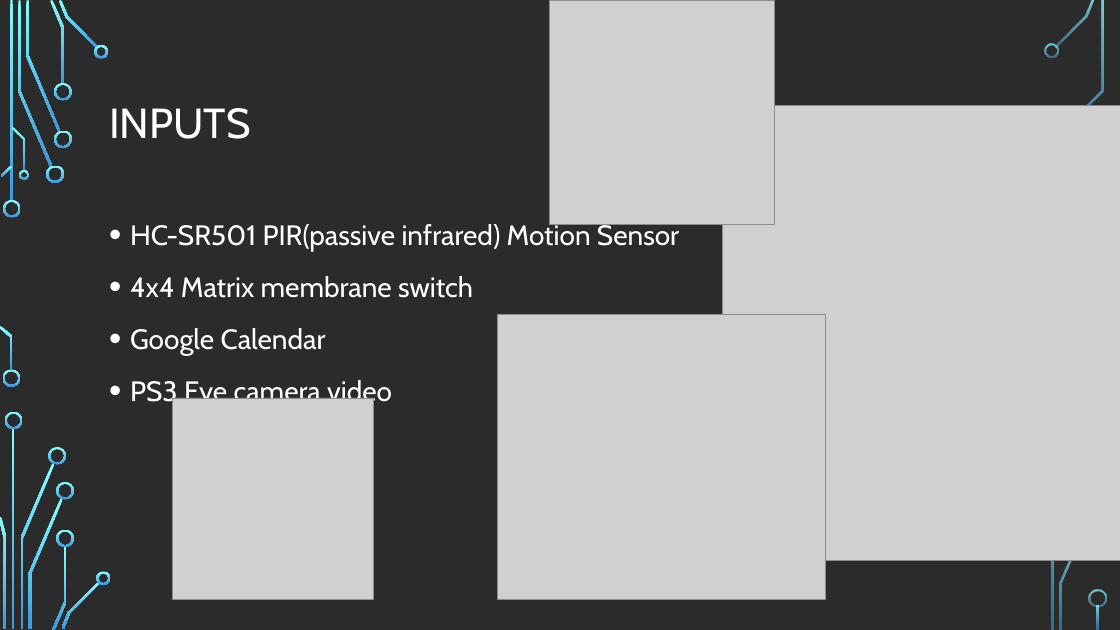
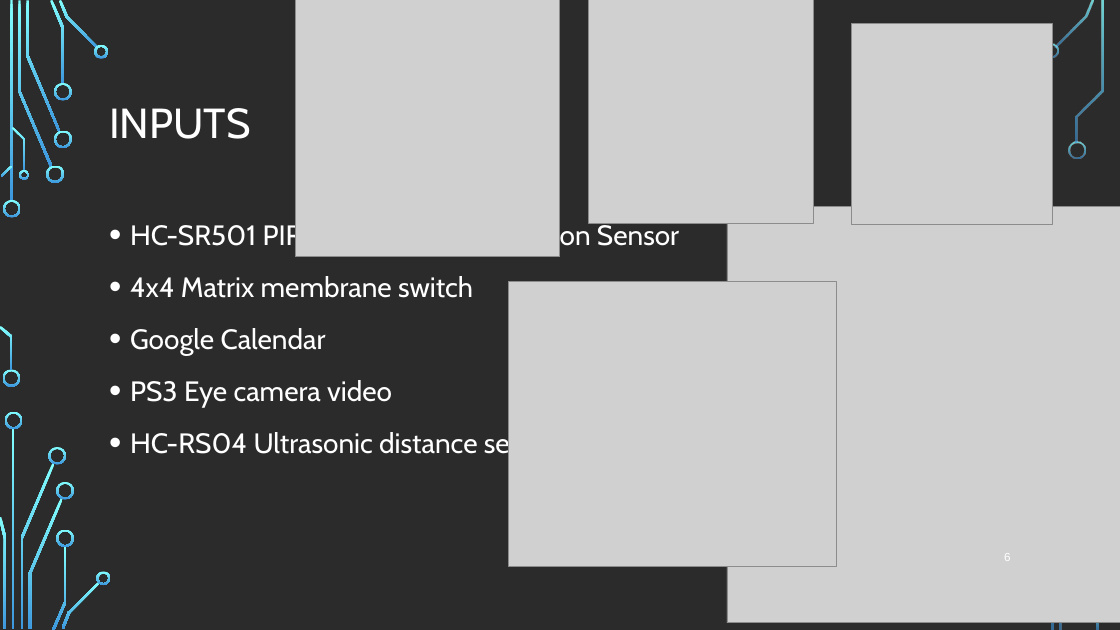
Before and after one commit to AdamCorbinFAUPhD/CEN5035-Software-Engineering-Course-Project, a slide deck: slide 6 of proposal/Smart Security System_presentation.pptx. Drawn at 1120x630 pixels with LibreOffice and Linux fonts; fonts in the diff are those of the drawing; grey boxes stand for pictures; background and template pictures are left out; a plain dark background stands for a picture behind light text. Boxes give left, top, right and bottom in pixels: in the first picture for what was removed or moved away, otherwise in the second. Text is boxed around its words. In the diff, an @@ line names an element or a change of style, - is before the commit and + after.

```diff
--- a/proposal/Smart Security System_presentation.pptx
+++ b/proposal/Smart Security System_presentation.pptx
@@ picture added at [295,0,560,256] @@
@@ picture: place and size @@
-picture at [549,0,775,225]
+picture at [589,0,814,223]
@@ picture: place and size @@
-picture at [172,398,373,599]
+picture at [851,24,1052,224]
@@ freeform shape: place and size @@
-freeform shape at [1089,590,1107,607]
+freeform shape at [1069,141,1086,159]
@@ picture: place and size @@
-picture at [723,105,1120,560]
+picture at [727,207,1120,623]
@@ picture: place and size @@
-picture at [498,314,826,599]
+picture at [508,281,836,566]
@@ text at [130,429,562,459]: paragraph added @@
+• HC-RS04 Ultrasonic distance sensor
@@ page number added at [1004,551,1010,564], 10 pt, text #FFFFFF @@
+6
```
Also in this commit, not shown: 8 other slides changed, 2 other files.
